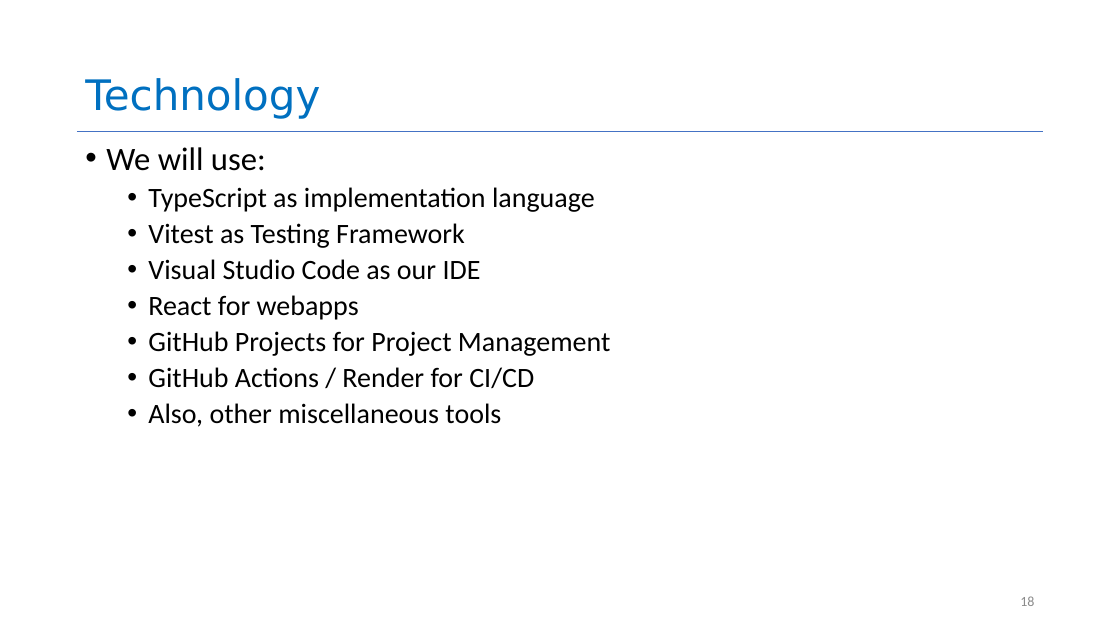
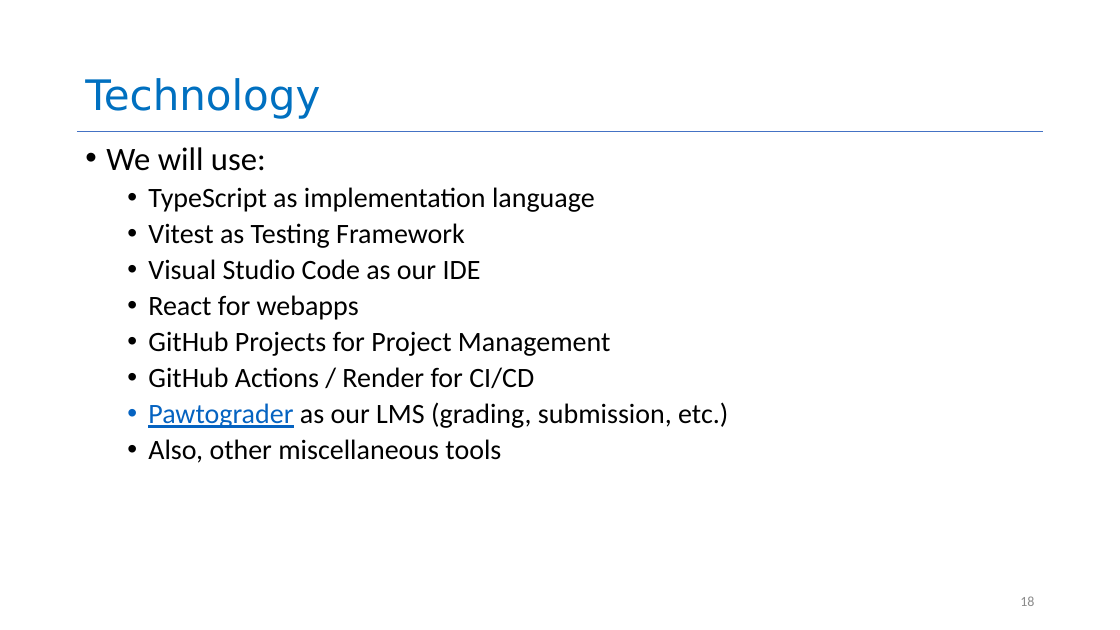
Before and after one commit to neu-se/CS4530-Fall-2026, a slide deck: slide 18 of Slides/Module 01.1 Course Introduction.pptx. Drawn at 1120x630 pixels with LibreOffice and Linux fonts; fonts in the diff are those of the drawing. Boxes give left, top, right and bottom in pixels: in the first picture for what was removed or moved away, otherwise in the second. Text is boxed around its words. In the diff, an @@ line names an element or a change of style, - is before the commit and + after.

```diff
--- a/Slides/Module 01.1 Course Introduction.pptx
+++ b/Slides/Module 01.1 Course Introduction.pptx
@@ text at (148,402,728,428): paragraph added @@
+  • Pawtograder as our LMS (grading, submission, etc.)
```
Also in this commit, not shown: 3 other slides changed, 3 other files.
